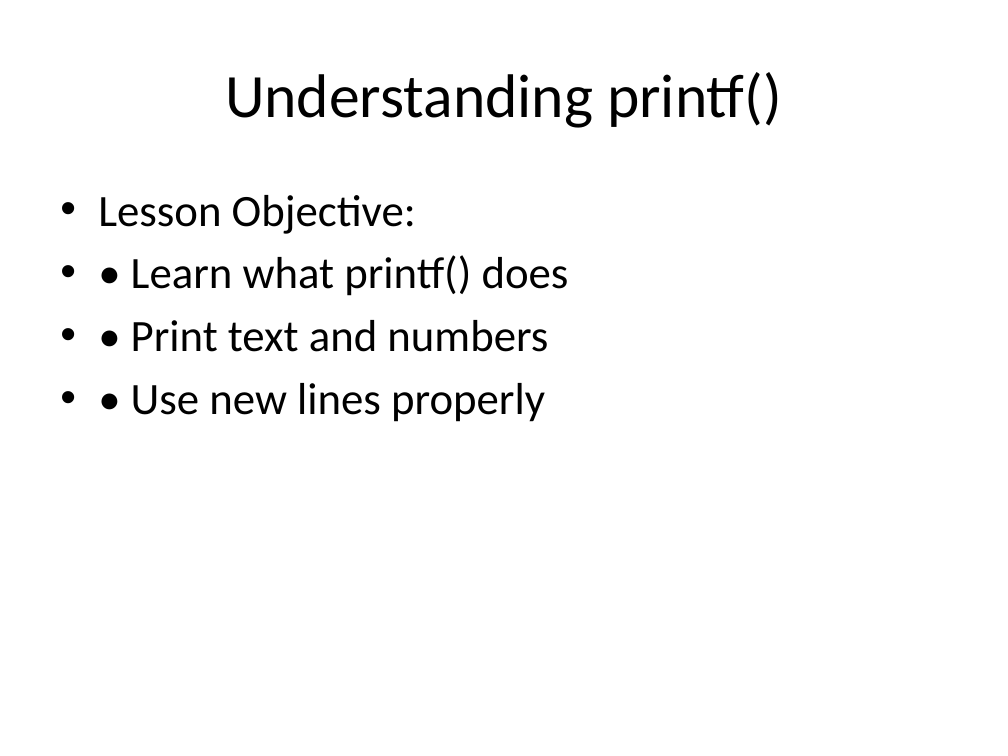
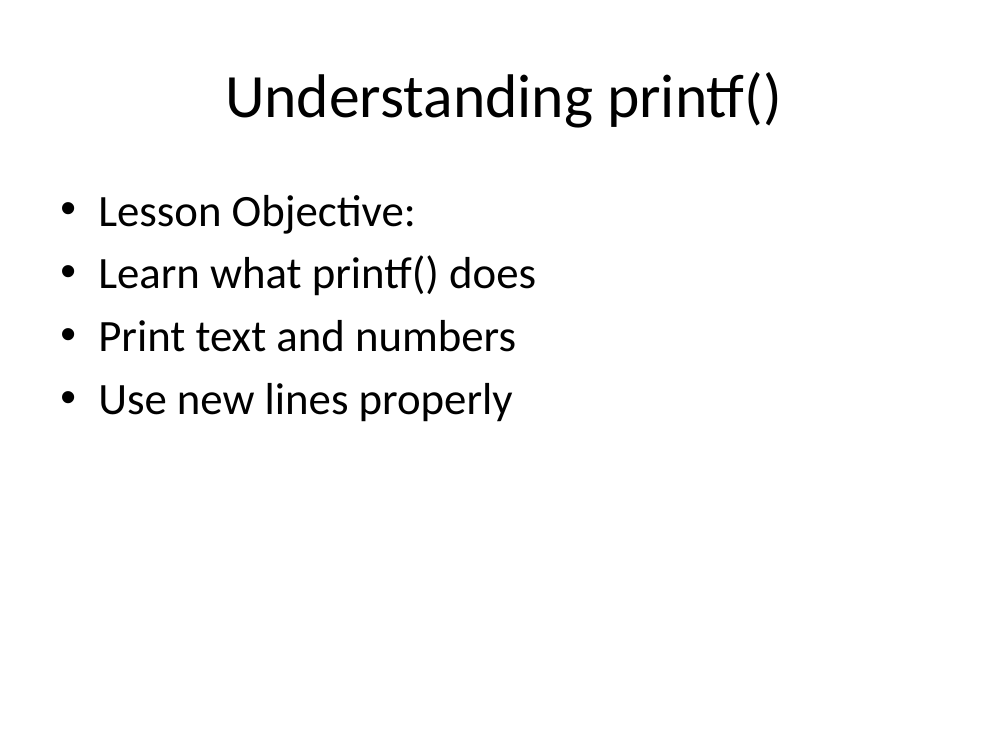
Before and after one commit to nagendra571/C, a slide deck: slide 1 of C Class/docs/Level 1__Lesson_6_printf_Deeply.pptx. Drawn at 1008x756 pixels with LibreOffice and Linux fonts; fonts in the diff are those of the drawing. Boxes give left, top, right and bottom in pixels: in the first picture for what was removed or moved away, otherwise in the second. Text is boxed around its words. In the diff, an @@ line names an element or a change of style, - is before the commit and + after.

```diff
--- a/C Class/docs/Level 1__Lesson_6_printf_Deeply.pptx
+++ b/C Class/docs/Level 1__Lesson_6_printf_Deeply.pptx
@@ text at box(98, 255, 536, 422): text changed @@
-• • Learn what printf() does
-• • Print text and numbers
-• • Use new lines properly
+• Learn what printf() does
+• Print text and numbers
+• Use new lines properly
```
Also in this commit, not shown: 1 other slide changed, 4 other files.
